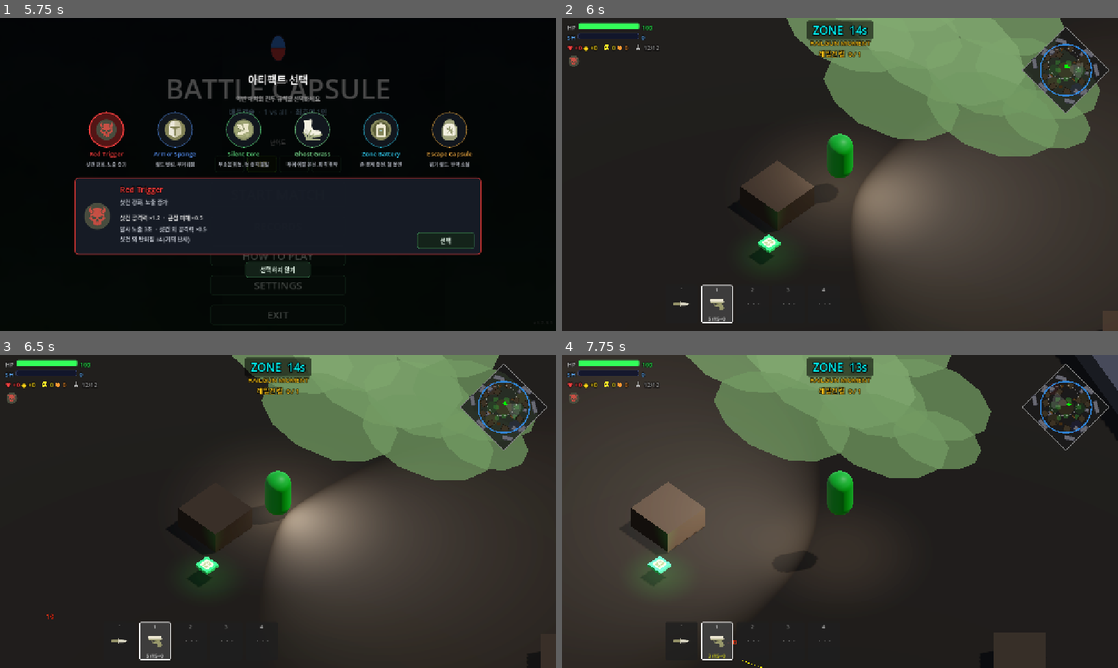
Above: before the commit, frames 1-4 (two rows, left to right).
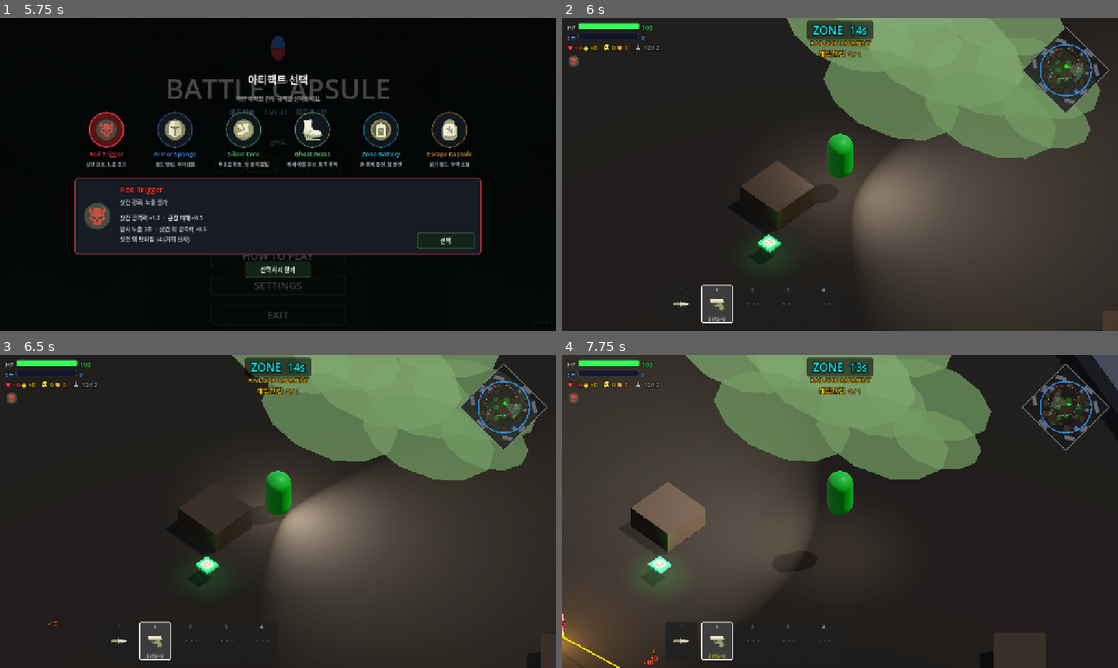
Above: after the commit, the same moments.

Repository: Kyulhee/battle-capsule
Game: Godot game, scene res://src/Main.tscn
Two runs of this game, one before a commit and one after it. Both use one fixed random seed, a clock stepped at 60 frames per second and the inputs below.
Inputs (mouse positions are in pixels of both pictures, inside the frame that each line leads up to):
- Up to frame 1 (5.75 s): click "START MATCH" at 0.5 s; click "START MATCH" at 1.25 s; click "쉬움" at 2 s; click "보통" at 2.75 s; click "어려움" at 3.5 s; click "지옥" at 4.25 s; click "RECORDS" at 5 s
- Up to frame 2 (6 s): click "선택" at 5.75 s
- Up to frame 3 (6.5 s): no input
- Up to frame 4 (7.75 s): tap Enter at 6.5 s; move the mouse to (962, 495) at 6.52 s; press the mouse at (962, 495) at 6.53 s; hold D (ui_right) 6.53-7.28 s; tap Space at 6.77, 7.52 s; move the mouse to (728, 527) at 7.27 s; release the mouse at (728, 527) at 7.28 s; hold S (ui_down) from 7.28 s (still down); tap Q (heal) at 7.35 s

Frame 1 is identical in both runs. In frame 2, 0.2% of the frame differs, in the area x 40-88%, y 0-46%; in frame 3, 0.1%; in frame 4, 1.6%, in the area x 0-68%, y 1-100%.
Error before the commit: Left operand of 'is' is a previously freed instance. (res://src/entities/bot/Bot.gd:1227)

Commit message:
add ai perception lod

Diff:
--- a/src/entities/Entity.gd
+++ b/src/entities/Entity.gd
@@ -9,6 +9,8 @@
 
 const DEATH_EFFECT = preload("res://src/fx/DeathEffect.tscn")
 const ITEM_LOS_MASK: int = 1 | 8
+const PERCEPTION_UPDATE_INTERVAL_DEFAULT := 0.08
+const PERCEPTION_UPDATE_INTERVAL_PLAYER := 0.05
 
 var display_name: String = ""
 var kill_streak: int = 0
@@ -30,6 +32,8 @@
 
 # Perception
 var perception_meters: Dictionary = {}
+var _perception_timer: float = 0.0
+var _perception_accumulated_delta: float = 0.0
 
 # Assist tracking: attacker node -> last hit timestamp
 var damage_history: Dictionary = {}
@@ -57,7 +61,22 @@
 	if not is_on_floor():
 		velocity.y -= gravity * delta
 	move_and_slide()
-	_update_perception(delta)
+	_update_perception_lod(delta)
+
+func _update_perception_lod(delta: float) -> void:
+	_perception_accumulated_delta += delta
+	_perception_timer -= delta
+	if _perception_timer > 0.0:
+		return
+	var perception_delta := _perception_accumulated_delta
+	_perception_accumulated_delta = 0.0
+	_perception_timer = maxf(0.0, _perception_update_interval())
+	_update_perception(perception_delta)
+
+func _perception_update_interval() -> float:
+	if is_in_group("players"):
+		return PERCEPTION_UPDATE_INTERVAL_PLAYER
+	return PERCEPTION_UPDATE_INTERVAL_DEFAULT
 
 func _update_perception(delta):
 	var actors = get_tree().get_nodes_in_group("actors")
--- a/src/entities/bot/Bot.gd
+++ b/src/entities/bot/Bot.gd
@@ -11,6 +11,12 @@
 const BOT_MARKER_FORMATTER = preload("res://src/entities/bot/BotMarkerFormatter.gd")
 const BOT_VISUAL_SKIN_CONTROLLER = preload("res://src/entities/bot/BotVisualSkinController.gd")
 const AI_UPDATE_TELEMETRY_SAMPLE_INTERVAL := 4
+const PERCEPTION_LOD_ATTACK_INTERVAL := 0.05
+const PERCEPTION_LOD_MOVING_INTERVAL := 0.08
+const PERCEPTION_LOD_IDLE_INTERVAL := 0.12
+const SENSORY_CLOSE_RANGE_INTERVAL := 0.05
+const SENSORY_GUNSHOT_INTERVAL := 0.10
+const SENSORY_FOOTSTEP_INTERVAL := 0.15
 
 enum State { IDLE, CHASE, ATTACK, ZONE_ESCAPE, RECOVER, DISENGAGE }
 var current_state: State = State.IDLE
@@ -61,6 +67,9 @@
 var _scan_alert: bool = false        # true when sound/event set scan_target; use full rotation speed
 var _objective_scan_timer: float = 0.0
 var _objective_scan_offset: float = 0.0
+var _close_range_check_timer: float = 0.0
+var _gunshot_check_timer: float = 0.0
+var _footstep_check_timer: float = 0.0
 
 # Stuck detection
 var _stuck_timer: float = 0.0
@@ -185,9 +194,9 @@
 	_check_state_overrides(delta)
 	_check_survival_overrides()
 	_update_stuck(delta)
-	_check_footstep_sounds()
-	_check_close_range()
-	_check_gunshot_sounds()
+	_check_footstep_sounds(delta)
+	_check_close_range(delta)
+	_check_gunshot_sounds(delta)
 	_check_ambient_awareness(delta)
 	_update_state_label_visibility()
 	_update_archetype_marker_visibility()
@@ -230,6 +239,15 @@
 func receive_ammo(weapon_type: String, amount: int):
 	if weapon_type == "" or weapon_type == stats.weapon_type:
 		reserve_ammo = min(stats.max_ammo, reserve_ammo + amount)
+
+func _perception_update_interval() -> float:
+	match current_state:
+		State.ATTACK:
+			return PERCEPTION_LOD_ATTACK_INTERVAL
+		State.CHASE, State.ZONE_ESCAPE, State.RECOVER, State.DISENGAGE:
+			return PERCEPTION_LOD_MOVING_INTERVAL
+		_:
+			return PERCEPTION_LOD_IDLE_INTERVAL
 
 func _try_reload():
 	if reserve_ammo <= 0: return
@@ -1517,7 +1535,11 @@
 # Nearby idle/recovering bots boost their perception toward the source,
 # making running stealthy risky near bots.
 
-func _check_footstep_sounds():
+func _check_footstep_sounds(delta: float):
+	_footstep_check_timer -= delta
+	if _footstep_check_timer > 0.0:
+		return
+	_footstep_check_timer = SENSORY_FOOTSTEP_INTERVAL
 	var can_react_to_footsteps = current_state in [State.IDLE, State.RECOVER] \
 		or (current_state == State.CHASE and is_targeting_loot)
 	if not can_react_to_footsteps: return
@@ -1546,7 +1568,11 @@
 # Nearby bots orient toward the shooter and gain partial perception.
 # Normal: 15m. Hard/Hell: 25m. Does NOT respect Silent Core (gunshots are loud).
 
-func _check_gunshot_sounds():
+func _check_gunshot_sounds(delta: float):
+	_gunshot_check_timer -= delta
+	if _gunshot_check_timer > 0.0:
+		return
+	_gunshot_check_timer = SENSORY_GUNSHOT_INTERVAL
 	var actors = get_tree().get_nodes_in_group("actors")
 	for actor in actors:
 		if actor == self or not actor is Entity or actor.is_dead: continue
@@ -1576,7 +1602,11 @@
 # Any actor within 2m is immediately fully detected — like bumping into someone.
 # Runs every physics frame in all states, regardless of awareness level.
 
-func _check_close_range():
+func _check_close_range(delta: float):
+	_close_range_check_timer -= delta
+	if _close_range_check_timer > 0.0:
+		return
+	_close_range_check_timer = SENSORY_CLOSE_RANGE_INTERVAL
 	var actors = get_tree().get_nodes_in_group("actors")
 	for actor in actors:
 		if actor == self or not actor is Entity or actor.is_dead: continue
--- /dev/null
+++ b/tools/verify_ai_lod_perception.gd
@@ -0,0 +1,112 @@
+extends SceneTree
+
+
+func _init():
+	call_deferred("_run")
+
+
+func _run() -> void:
+	if not _verify_entity_perception_lod():
+		quit(1)
+		return
+	if not _verify_bot_perception_intervals():
+		quit(1)
+		return
+
+	print("AI perception LOD smoke passed.")
+	quit(0)
+
+
+func _verify_entity_perception_lod() -> bool:
+	var entity_script = load("res://src/entities/Entity.gd")
+	var stats_script = load("res://src/core/StatsData.gd")
+	var viewer = _make_entity(entity_script, stats_script, "Viewer", Vector3.ZERO)
+	var target = _make_entity(entity_script, stats_script, "Target", Vector3(0.0, 0.0, -6.0))
+	root.add_child(viewer)
+	root.add_child(target)
+
+	if absf(viewer._perception_update_interval() - 0.08) > 0.001:
+		_free_nodes([viewer, target])
+		return _fail("Default entity perception interval changed unexpectedly.")
+
+	for _i in range(5):
+		viewer._update_perception_lod(0.01)
+	if float(viewer.perception_meters.get(target, 0.0)) >= 0.5:
+		_free_nodes([viewer, target])
+		return _fail("Perception LOD updated too aggressively before enough accumulated time.")
+
+	for _i in range(35):
+		viewer._update_perception_lod(0.01)
+	if float(viewer.perception_meters.get(target, 0.0)) < 1.0:
+		_free_nodes([viewer, target])
+		return _fail("Perception LOD did not preserve accumulated dwell time.")
+
+	var player_viewer = _make_entity(entity_script, stats_script, "PlayerViewer", Vector3(3.0, 0.0, 0.0))
+	player_viewer.add_to_group("players")
+	root.add_child(player_viewer)
+	if absf(player_viewer._perception_update_interval() - 0.05) > 0.001:
+		_free_nodes([viewer, target, player_viewer])
+		return _fail("Player perception interval should stay more responsive than default.")
+
+	_free_nodes([viewer, target, player_viewer])
+	return true
+
+
+func _verify_bot_perception_intervals() -> bool:
+	var bot_script = load("res://src/entities/bot/Bot.gd")
+	var bot = bot_script.new()
+	bot.current_state = 0 # IDLE
+	var idle_interval := float(bot._perception_update_interval())
+	bot.current_state = 1 # CHASE
+	var moving_interval := float(bot._perception_update_interval())
+	bot.current_state = 2 # ATTACK
+	var attack_interval := float(bot._perception_update_interval())
+	bot.current_state = 4 # RECOVER
+	var recover_interval := float(bot._perception_update_interval())
+
+	if absf(idle_interval - 0.12) > 0.001:
+		bot.free()
+		return _fail("Bot idle perception interval should be the slowest LOD tier.")
+	if absf(moving_interval - 0.08) > 0.001:
+		bot.free()
+		return _fail("Bot moving perception interval should use the middle LOD tier.")
+	if absf(recover_interval - moving_interval) > 0.001:
+		bot.free()
+		return _fail("Bot recover perception should stay in the moving LOD tier.")
+	if absf(attack_interval - 0.05) > 0.001:
+		bot.free()
+		return _fail("Bot attack perception interval should stay the fastest LOD tier.")
+	if not (attack_interval < moving_interval and moving_interval < idle_interval):
+		bot.free()
+		return _fail("Bot perception LOD ordering should be attack < moving < idle.")
+
+	bot.free()
+	return true
+
+
+func _make_entity(entity_script: Script, stats_script: Script, entity_name: String, pos: Vector3):
+	var entity = entity_script.new()
+	entity.name = entity_name
+	entity.stats = stats_script.new()
+	entity.stats.vision_range = 25.0
+	entity.stats.fov_near_range = 2.0
+	entity.stats.fov_angle = 120.0
+	entity.stats.dwell_time_open = 0.3
+	entity.stats.dwell_time_bush = 0.8
+	entity.position = pos
+	return entity
+
+
+func _free_nodes(nodes: Array) -> void:
+	for node in nodes:
+		if node == null:
+			continue
+		if node is Node and node.get_parent() != null:
+			node.get_parent().remove_child(node)
+		if node is Object:
+			node.free()
+
+
+func _fail(message: String) -> bool:
+	push_error(message)
+	return false
Not shown, changed: docs/DEVLOG.md
Not shown, changed: docs/HANDOFF.md
Not shown, changed: docs/MASTERPLAN.md
Not shown, changed: docs/TESTING.md
